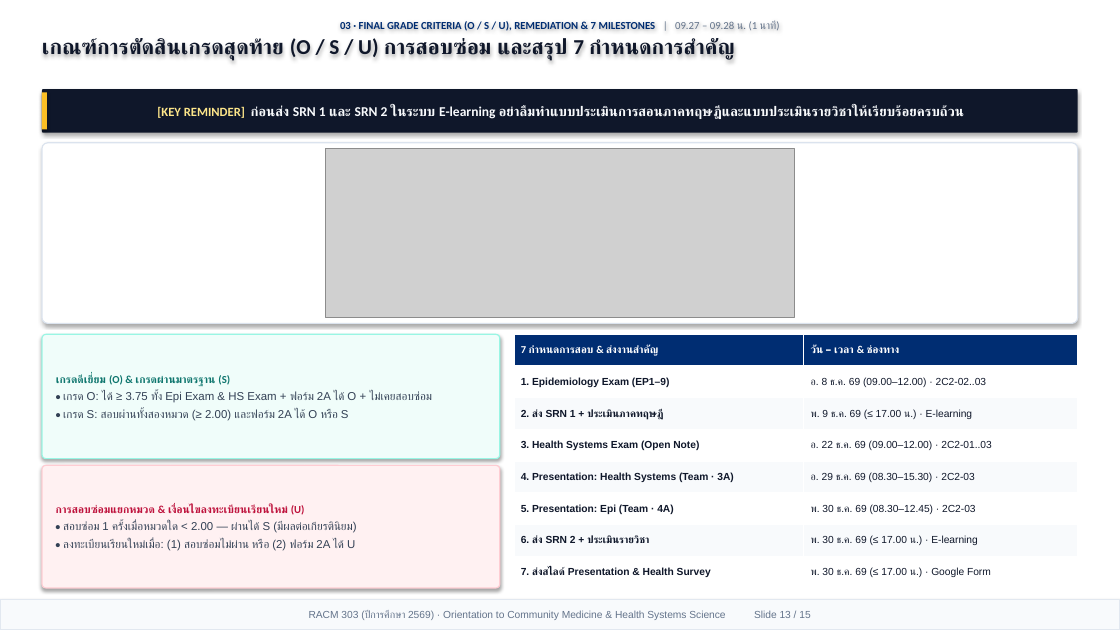
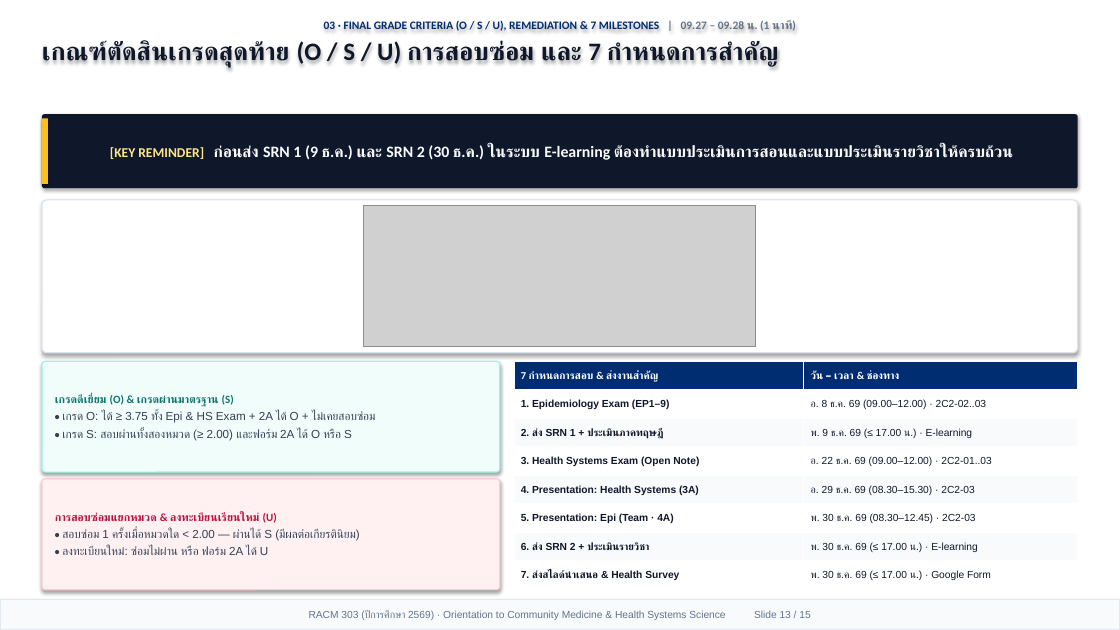
Before and after one commit to smartwoo/racm303-2569, a slide deck: slide 13 of exports/pptx/RACM303_2569_Orientation_Slides.pptx. Drawn at 1120x630 pixels with LibreOffice and Linux fonts; fonts in the diff are those of the drawing; grey boxes stand for pictures. Boxes give left, top, right and bottom in pixels: in the first picture for what was removed or moved away, otherwise in the second. Text is boxed around its words. In the diff, an @@ line names an element or a change of style, - is before the commit and + after.

Commit message:
feat(orientation): Apple Keynote 1/3 header + 2/3 Bento deck, HD original HSS figures with citations, and 6-form-factor responsive design

```diff
--- a/exports/pptx/RACM303_2569_Orientation_Slides.pptx
+++ b/exports/pptx/RACM303_2569_Orientation_Slides.pptx
@@ text at [324,20,796,31]: size 9.2 to 9.8 pt in "03 · FINAL GRADE CRITERIA (O / ..."; bold on in "| 09.27 – 09.28 น. (1 นาที)"; more space between paragraphs @@
@@ text at [42,40,778,67]: text changed; size 18.2 to 21.5 pt @@
-เกณฑ์การตัดสินเกรดสุดท้าย (O / S / U) การสอบซ่อม และสรุป 7 กำหนดการสำคัญ
+เกณฑ์ตัดสินเกรดสุดท้าย (O / S / U) การสอบซ่อม และ 7 กำหนดการสำคัญ
@@ rounded rectangle "[KEY REMINDER] ก่อนส่ง SRN 1 ...": place and size @@
-rounded rectangle "[KEY REMINDER] ก่อนส่ง SRN 1 ..." at [42,89,1078,133]
+rounded rectangle "[KEY REMINDER] ก่อนส่ง SRN 1 ..." at [42,114,1078,188]
@@ rectangle: place and size @@
-rectangle at [42,92,47,129]
+rectangle at [42,118,48,184]
@@ text in rounded rectangle at [110,144,1013,160]: text changed; size 11.6 to 13.6 pt @@
-[KEY REMINDER] ก่อนส่ง SRN 1 และ SRN 2 ในระบบ E-learning อย่าลืมทำแบบประเมินการสอนภาคทฤษฎีและแบบประเมินรายวิชาให้เรียบร้อยครบถ้วน
+[KEY REMINDER] ก่อนส่ง SRN 1 (9 ธ.ค.) และ SRN 2 (30 ธ.ค.) ในระบบ E-learning ต้องทำแบบประเมินการสอนและแบบประเมินรายวิชาให้ครบถ้วน
@@ rounded rectangle: place and size @@
-rounded rectangle at [42,143,1078,323]
+rounded rectangle at [42,200,1078,353]
@@ picture: place and size @@
-picture at [325,149,794,318]
+picture at [364,206,756,347]
@@ rounded rectangle "เกรดดีเยี่ยม (O) & เกรดผ่านมาตรฐาน (S)": place and size @@
-rounded rectangle "เกรดดีเยี่ยม (O) & เกรดผ่านมาตรฐาน (S)" at [42,334,500,459]
+rounded rectangle "เกรดดีเยี่ยม (O) & เกรดผ่านมาตรฐาน (S)" at [42,361,500,472]
@@ table at [514,361,1078,590] @@
-row 5, column 1: 4. Presentation: Health Systems (Team · 3A)
+row 5, column 1: 4. Presentation: Health Systems (3A)
-row 8, column 1: 7. ส่งสไลด์ Presentation & Health Survey
+row 8, column 1: 7. ส่งสไลด์นำเสนอ & Health Survey
@@ table: place and size @@
-table at [514,334,1078,588]
+table at [514,361,1078,590]
@@ text in rounded rectangle at [55,395,352,441]: size 9.2 to 9.5 pt in "เกรดดีเยี่ยม (O) & เกรดผ่านมาตรฐาน (S)"; size 9.8 to 10 pt in "• เกรด S: สอบผ่านทั้งสองหมวด (≥ 2.00) และฟอร์ม ..." @@
@@ text in rounded rectangle at [62,411,376,423]: text changed; size 9.8 to 10 pt @@
-• เกรด O: ได้ ≥ 3.75 ทั้ง Epi Exam & HS Exam + ฟอร์ม 2A ได้ O + ไม่เคยสอบซ่อม
+• เกรด O: ได้ ≥ 3.75 ทั้ง Epi & HS Exam + 2A ได้ O + ไม่เคยสอบซ่อม
@@ rounded rectangle "การสอบซ่อมแยกหมวด & ลงทะเบียนเรียนใหม่ (U)": place and size @@
-rounded rectangle "การสอบซ่อมแยกหมวด & ลงทะเบียนเรียนใหม่ (U)" at [42,465,500,588]
+rounded rectangle "การสอบซ่อมแยกหมวด & ลงทะเบียนเรียนใหม่ (U)" at [42,479,500,590]
@@ text in rounded rectangle at [55,512,277,523]: text changed; size 9.2 to 9.5 pt @@
-การสอบซ่อมแยกหมวด & เงื่อนไขลงทะเบียนเรียนใหม่ (U)
+การสอบซ่อมแยกหมวด & ลงทะเบียนเรียนใหม่ (U)
@@ text in rounded rectangle at [62,529,360,541]: size 9.8 to 10 pt in "• สอบซ่อม 1 ครั้งเมื่อหมวดใด < 2.00 — ..." @@
@@ text in rounded rectangle at [62,546,268,555]: text changed; size 9.8 to 10 pt @@
-• ลงทะเบียนเรียนใหม่เมื่อ: (1) สอบซ่อมไม่ผ่าน หรือ (2) ฟอร์ม 2A ได้ U
+• ลงทะเบียนใหม่: ซ่อมไม่ผ่าน หรือ ฟอร์ม 2A ได้ U
```
Also in this commit, not shown: 13 other slides changed, 1 slide added, 1 slide removed, 6 other files.
